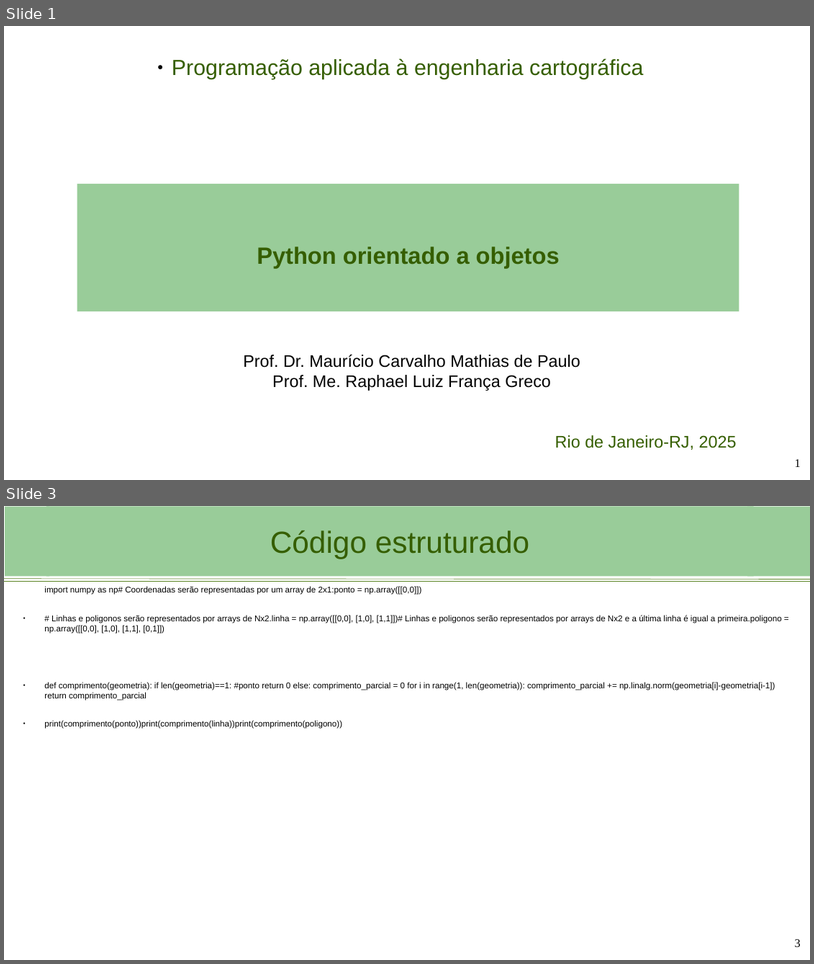
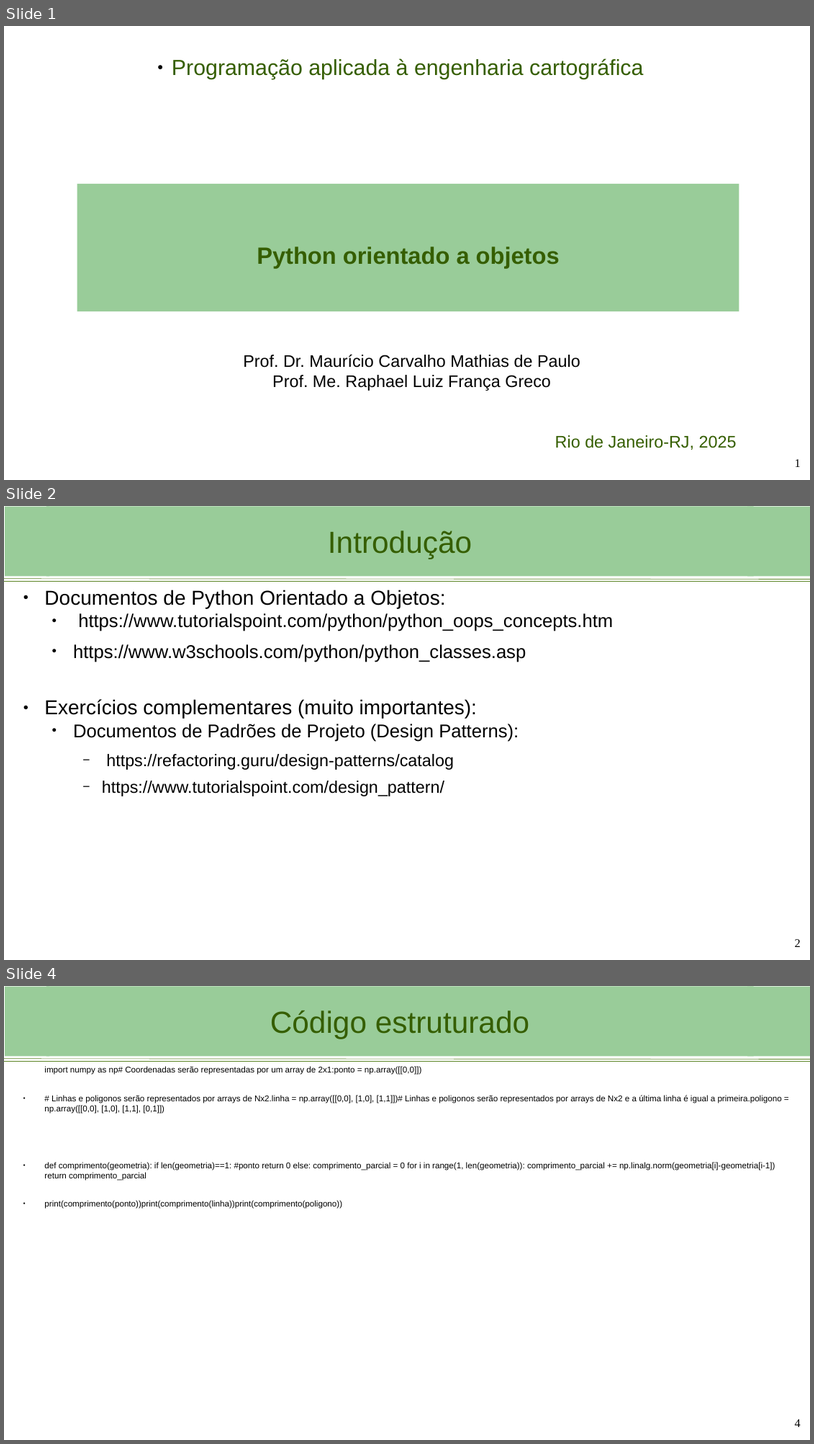
Before and after one commit to viniciusbrito1/progcart, a slide deck: aulas/Aula_3_Python_OOP.odp. Shown one above the other, each under a label of ours: slides 1 and 3 before the commit, slides 1, 2 and 4 after it; the slides between them are not shown. The pictures are 814x964 and 814x1444 pixels, drawn with LibreOffice and Linux fonts; fonts in the diff are those of the drawing; background and template pictures are left out. Boxes give left, top, right and bottom in pixels: in the first picture for what was removed or moved away, otherwise in the second. Text is boxed around its words. In the diff, an @@ line names an element or a change of style, - is before the commit and + after.

```diff
--- a/aulas/Aula_3_Python_OOP.odp
+++ b/aulas/Aula_3_Python_OOP.odp
@@ slide 2 added at (x1=4, y1=506, x2=810, y2=960), background #FFFFFF; not listed: 4 template elements that a slide beside it also shows @@
@@ title added at (x1=46, y1=507, x2=754, y2=576), fill #99CC99, 36.3 pt, text #355E00 @@
+Introdução
@@ text added at (x1=44, y1=590, x2=613, y2=796), 22 pt, text #000000 @@
+● Documentos de Python Orientado a Objetos:
+  ● https://www.tutorialspoint.com/python/python_oops_concepts.htm
+  ● https://www.w3schools.com/python/python_classes.asp
+● Exercícios complementares (muito importantes):
+  ● Documentos de Padrões de Projeto (Design Patterns):
+    − https://refactoring.guru/design-patterns/catalog
+    − https://www.tutorialspoint.com/design_pattern/
@@ page number added at (x1=795, y1=939, x2=801, y2=947), 14 pt, text #000000 @@
+2
@@ what was slide 3 is now slide 4 @@
@@ page number at (x1=795, y1=1419, x2=801, y2=1427): text changed @@
-3
+4
```
Also in this commit, not shown: 2 slides changed, 4 other files.
